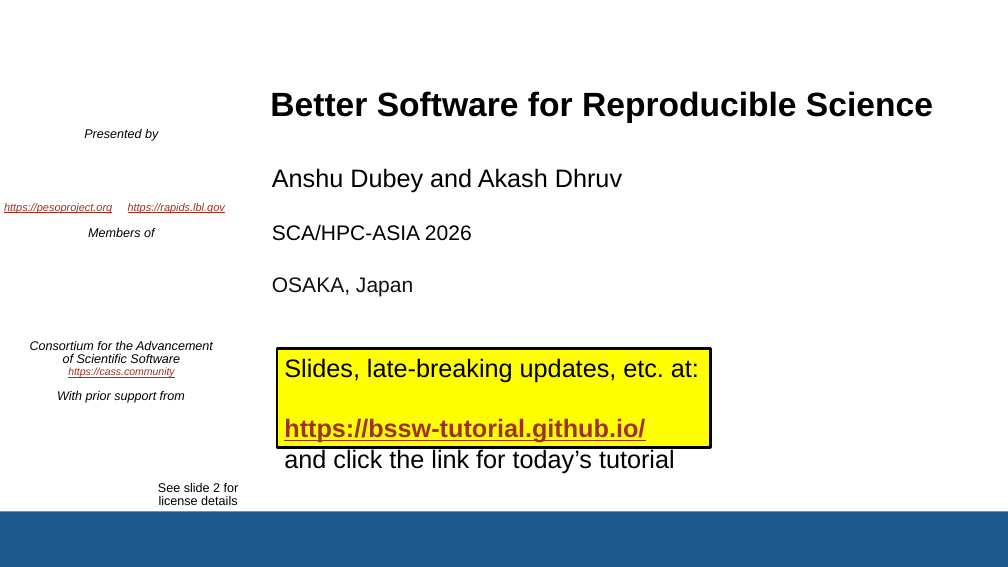
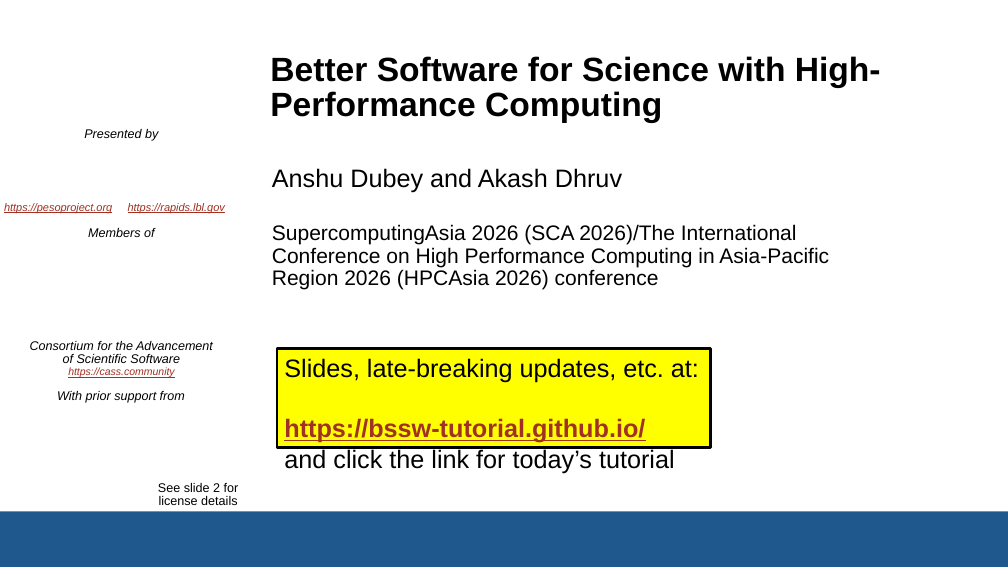
Before and after one commit to bssw-tutorial/presentations, a slide deck: slide 1 of intro.pptx. Drawn at 1008x567 pixels with LibreOffice and Linux fonts; fonts in the diff are those of the drawing; background and template pictures are left out. Boxes give left, top, right and bottom in pixels: in the first picture for what was removed or moved away, otherwise in the second. Text is boxed around its words. In the diff, an @@ line names an element or a change of style, - is before the commit and + after.

```diff
--- a/intro.pptx
+++ b/intro.pptx
@@ title at <box>270,56,881,123</box>: text changed @@
-Better Software for Reproducible Science
+Better Software for Science with High-Performance Computing
@@ subtitle at <box>272,224,829,290</box>: text changed @@
-SCA/HPC-ASIA 2026
-OSAKA, Japan
+SupercomputingAsia 2026 (SCA 2026)/The International Conference on High Performance Computing in Asia-Pacific Region 2026 (HPCAsia 2026) conference
```
Also in this commit, not shown: 3 other slides changed, 6 other files.
